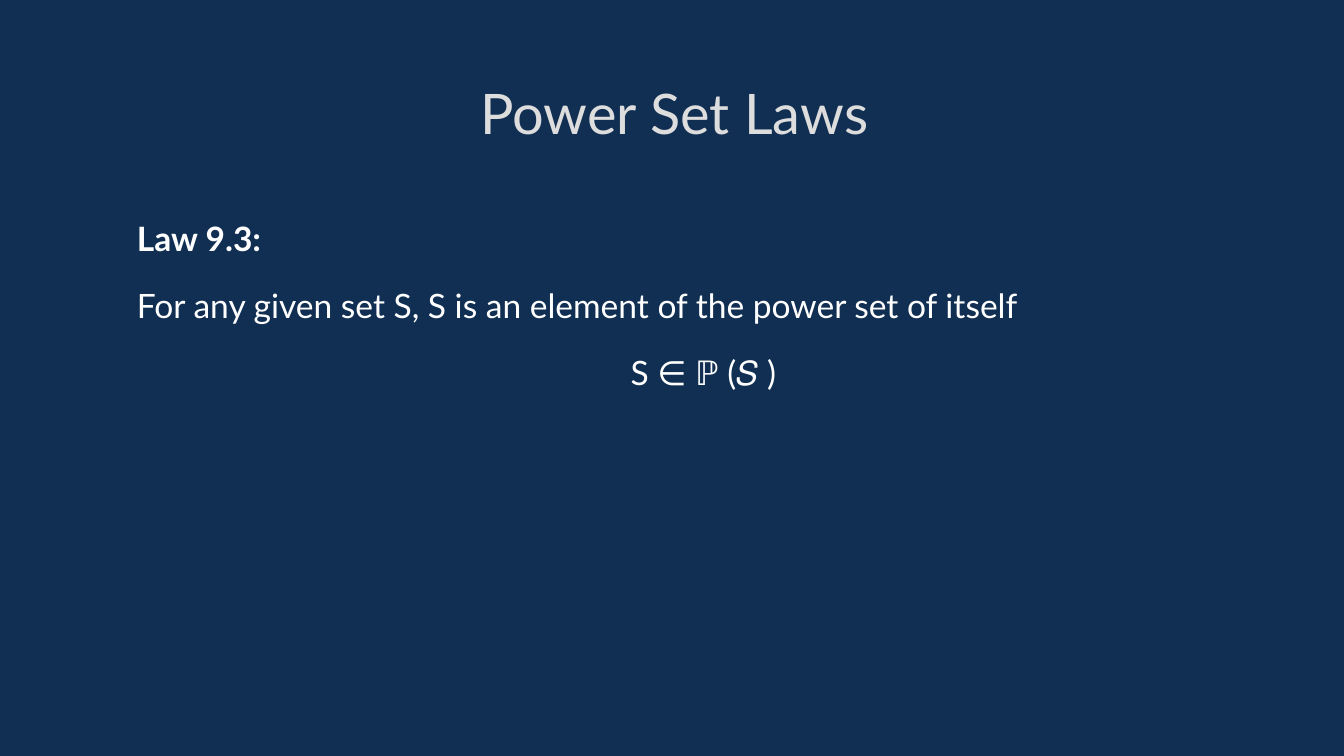
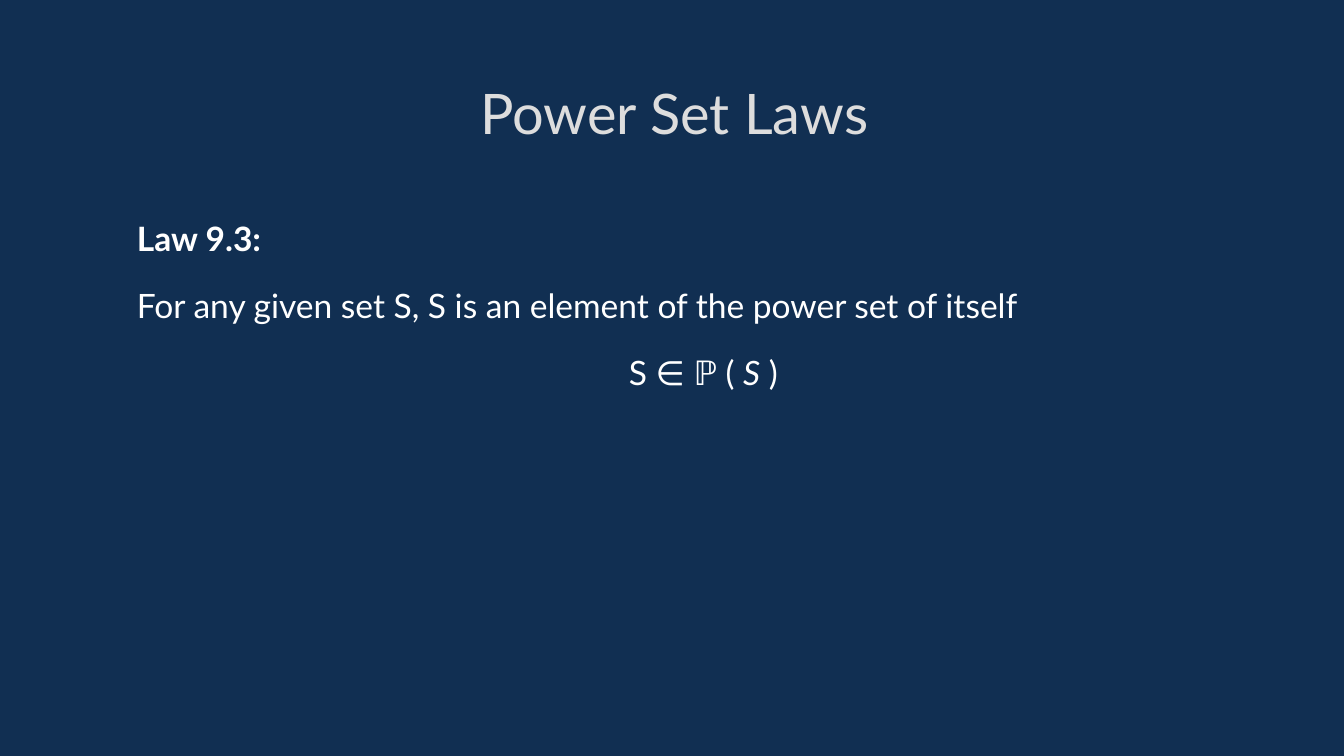
Before and after one commit to davidgundry/maths22-23, a slide deck: slide 20 of slides/maths-8-set-theory.odp. Drawn at 1344x756 pixels with LibreOffice and Linux fonts; fonts in the diff are those of the drawing. Boxes give left, top, right and bottom in pixels: in the first picture for what was removed or moved away, otherwise in the second. Text is boxed around its words. In the diff, an @@ line names an element or a change of style, - is before the commit and + after.

```diff
--- a/slides/maths-8-set-theory.odp
+++ b/slides/maths-8-set-theory.odp
@@ text at [629, 360, 760, 386]: text changed @@
-S ∈ ℙ (𝑆 )
+S ∈ ℙ ( S )
```
Also in this commit, not shown: 5 other slides changed.
